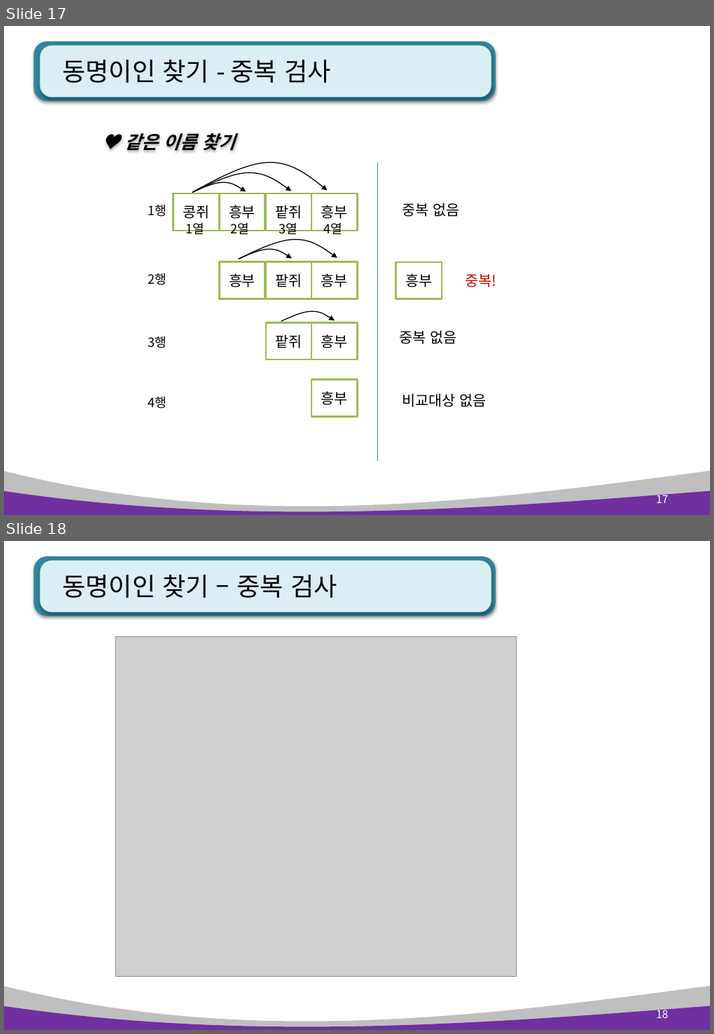
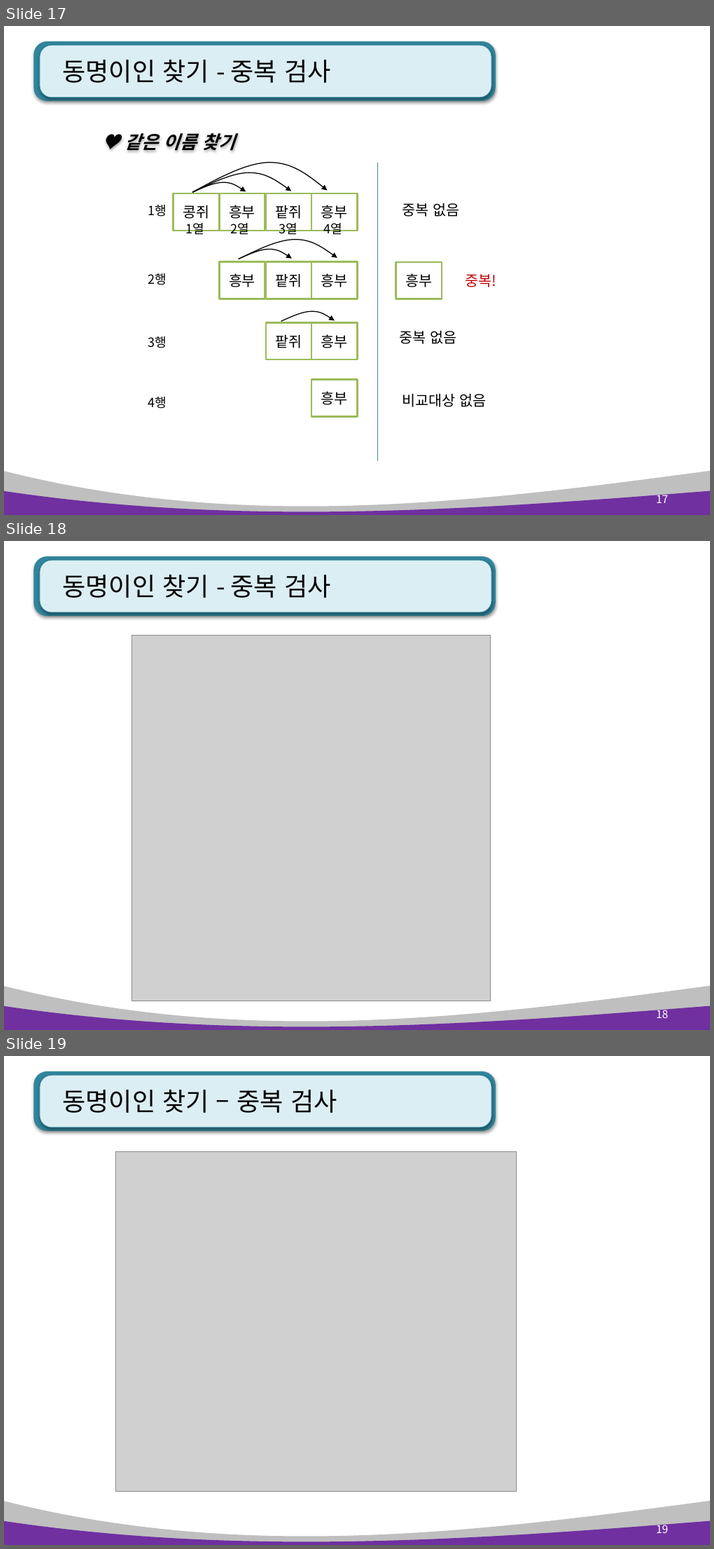
Before and after one commit to pshho/ngreen_project, a slide deck: pyWorks/자료/python_ppt/Python 5장. 함수.pptx. Shown one above the other, each under a label of ours: slides 17 and 18 before the commit, slides 17, 18 and 19 after it. The pictures are 714x1034 and 714x1549 pixels, drawn with LibreOffice and Linux fonts; fonts in the diff are those of the drawing; grey boxes stand for pictures. Boxes give left, top, right and bottom in pixels: in the first picture for what was removed or moved away, otherwise in the second. Text is boxed around its words. In the diff, an @@ line names an element or a change of style, - is before the commit and + after.

```diff
--- a/pyWorks/자료/python_ppt/Python 5장. 함수.pptx
+++ b/pyWorks/자료/python_ppt/Python 5장. 함수.pptx
@@ slide 18 added at [4, 541, 710, 1030], background #FFFFFF; not listed: 4 template elements that a slide beside it also shows @@
@@ title added at [62, 575, 331, 598], 28 pt, text #000000 @@
+동명이인 찾기 - 중복 검사
@@ picture added at [131, 635, 490, 1000] @@
@@ page number added at [656, 1007, 668, 1018], 12 pt, text #FFFFFF @@
+18
@@ what was slide 18 is now slide 19 @@
@@ page number at [656, 1522, 668, 1533]: text changed @@
-18
+19
```
Also in this commit, not shown: 11 other files.
